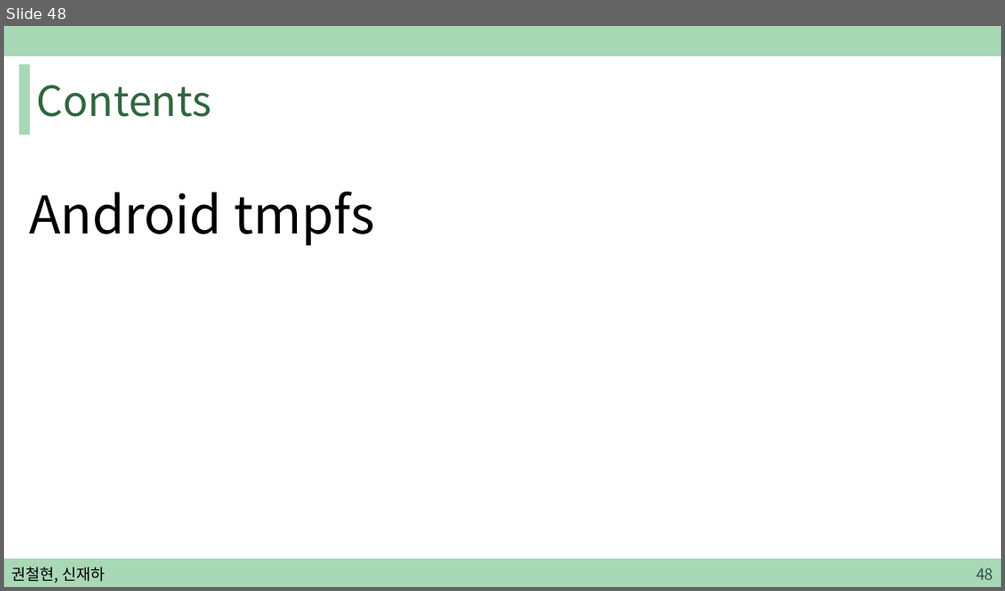
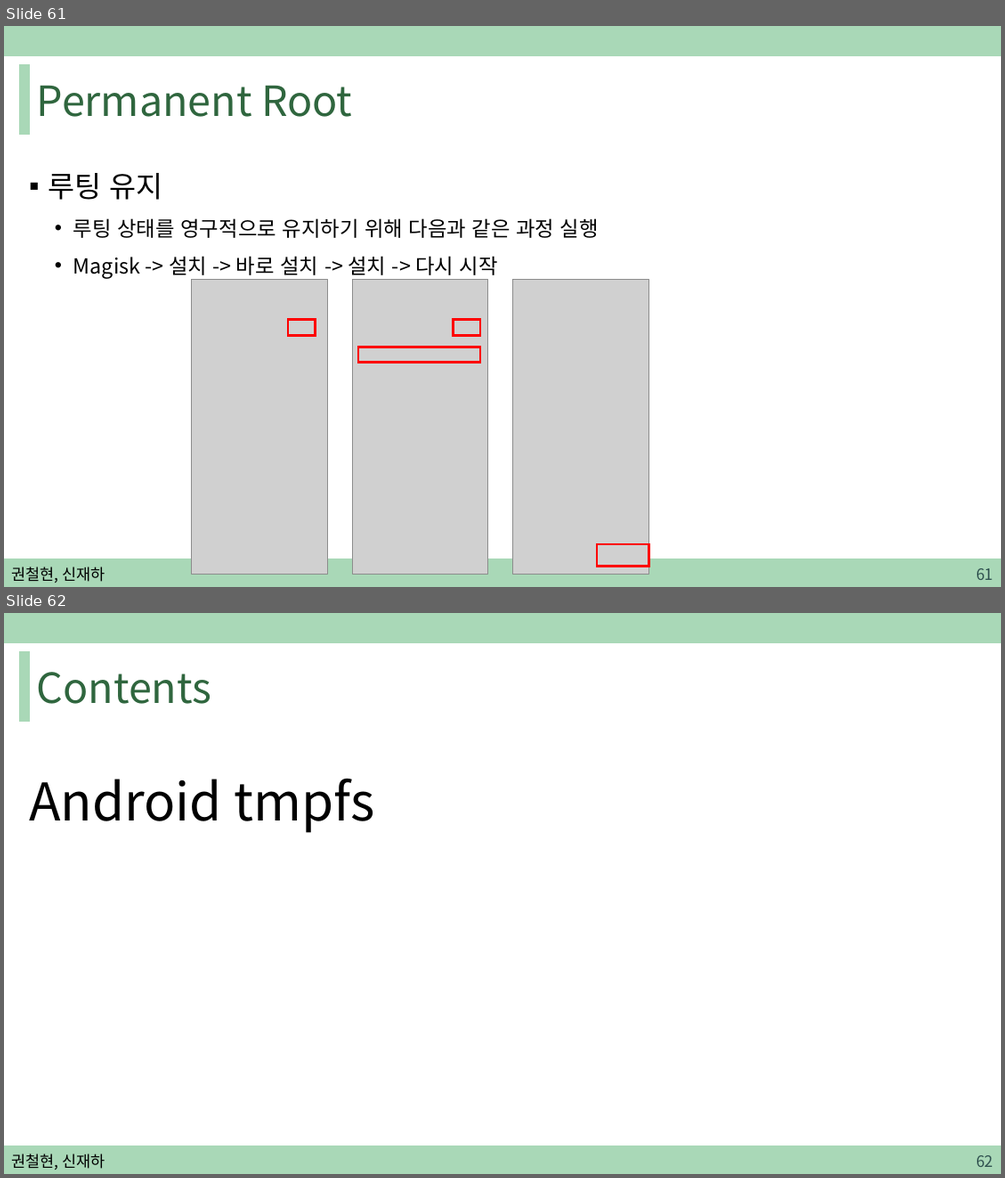
Before and after one commit to sjh4287/capston, a slide deck: 2022.02.18/권철현,신재하.pptx. Shown one above the other, each under a label of ours: slide 48 before the commit, slides 61 and 62 after it. The pictures are 1005x591 and 1005x1178 pixels, drawn with LibreOffice and Linux fonts; fonts in the diff are those of the drawing; grey boxes stand for pictures. Boxes give left, top, right and bottom in pixels: in the first picture for what was removed or moved away, otherwise in the second. Text is boxed around its words. In the diff, an @@ line names an element or a change of style, - is before the commit and + after.

```diff
--- a/2022.02.18/권철현,신재하.pptx
+++ b/2022.02.18/권철현,신재하.pptx
@@ slide 61 added at (4,26,1001,587), background #FFFFFF; not listed: 3 template elements that a slide beside it also shows @@
@@ title added at (37,85,352,117), 40 pt, text #2F663E @@
+Permanent Root
@@ text added at (48,173,599,279), 20 pt, text #000000 @@
+▪ 루팅 유지
+  • 루팅 상태를 영구적으로 유지하기 위해 다음과 같은 과정 실행
+  • Magisk -> 설치 -> 바로 설치 -> 설치 -> 다시 시작
@@ picture added at (192,280,328,574) @@
@@ picture added at (353,280,488,574) @@
@@ picture added at (513,280,649,574) @@
@@ rectangle added at (288,319,316,336), outline #FF0000 2.25 pt @@
@@ rectangle added at (453,319,480,336), outline #FF0000 2.25 pt @@
@@ rectangle added at (358,346,480,362), outline #FF0000 2.25 pt @@
@@ rectangle added at (597,544,649,566), outline #FF0000 2.25 pt @@
@@ text added at (11,566,105,582), 15 pt, text #000000 @@
+권철현, 신재하
@@ page number added at (976,568,993,580), 15 pt, text #305250 @@
+61
@@ what was slide 48 is now slide 62 @@
@@ page number at (976,1155,993,1167): text changed @@
-48
+62
```
Also in this commit, not shown: 3 slides changed, 16 other slides added, 1 slide removed.
